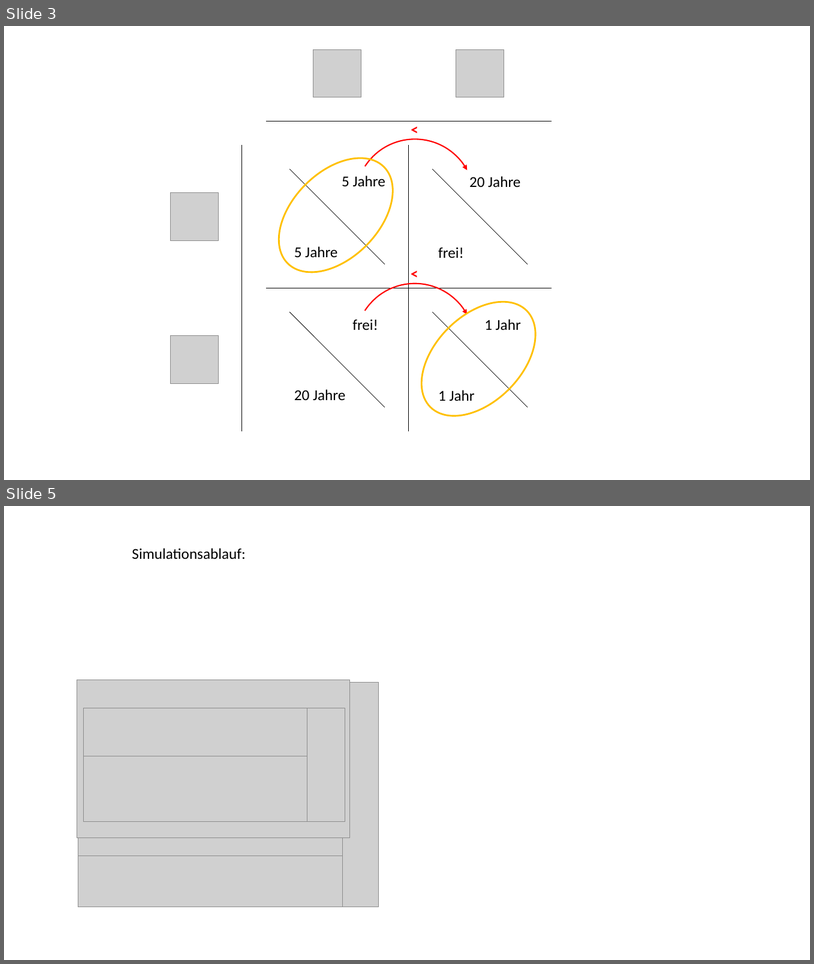
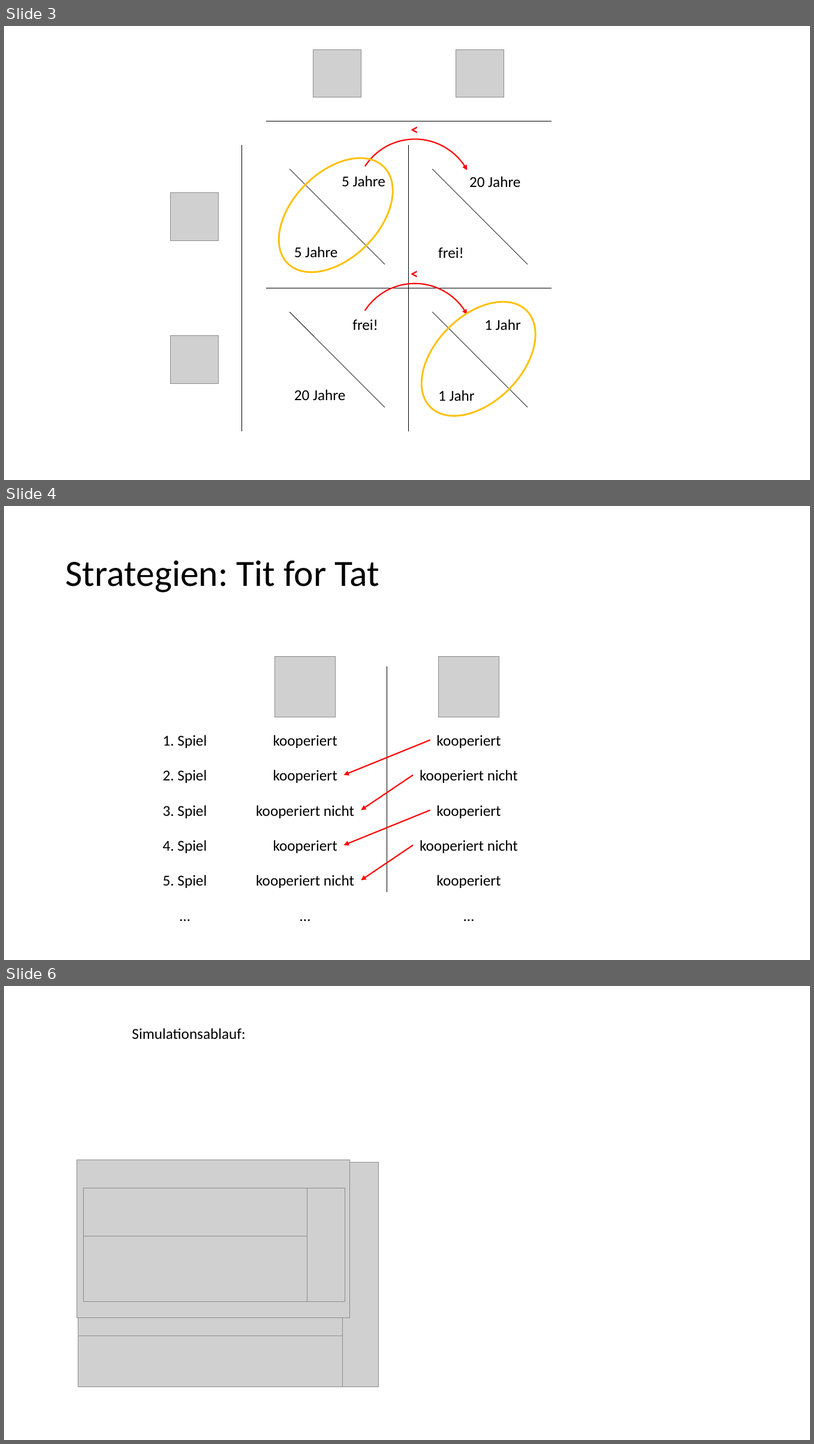
Before and after one commit to ChristianSchorr/repeated_games_pse, a slide deck: Dokumente/Abschluss/Präsentation.pptx. Shown one above the other, each under a label of ours: slides 3 and 5 before the commit, slides 3, 4 and 6 after it; the slides between them are not shown. The pictures are 814x964 and 814x1444 pixels, drawn with LibreOffice and Linux fonts; fonts in the diff are those of the drawing; grey boxes stand for pictures. Boxes give left, top, right and bottom in pixels: in the first picture for what was removed or moved away, otherwise in the second. Text is boxed around its words. In the diff, an @@ line names an element or a change of style, - is before the commit and + after.

Commit message:
präsentation strategien

```diff
--- a/Dokumente/Abschluss/Präsentation.pptx
+++ b/Dokumente/Abschluss/Präsentation.pptx
@@ slide 4 added at <box>4,506,810,960</box>, background #FFFFFF @@
@@ title added at <box>65,560,380,592</box>, 44 pt, text #000000 @@
+Strategien: Tit for Tat
@@ picture added at <box>275,657,336,717</box> @@
@@ line added from (387, 666) to (387, 892), #000000 0.5 pt @@
@@ picture added at <box>439,657,500,717</box> @@
@@ text added at <box>163,735,207,748</box>, 18 pt, text #000000 @@
+1. Spiel
@@ text added at <box>273,735,338,748</box>, 18 pt, text #000000 @@
+kooperiert
@@ text added at <box>437,735,501,748</box>, 18 pt, text #000000 @@
+kooperiert
@@ arrow added from (431, 740) to (344, 775), #FF0000 1.5 pt @@
@@ text added at <box>163,769,207,783</box>, 18 pt, text #000000 @@
+2. Spiel
@@ text added at <box>273,769,338,783</box>, 18 pt, text #000000 @@
+kooperiert
@@ arrow added from (414, 775) to (362, 810), #FF0000 1.5 pt @@
@@ text added at <box>420,769,518,783</box>, 18 pt, text #000000 @@
+kooperiert nicht
@@ text added at <box>163,805,207,818</box>, 18 pt, text #000000 @@
+3. Spiel
@@ text added at <box>256,805,354,818</box>, 18 pt, text #000000 @@
+kooperiert nicht
@@ arrow added from (431, 810) to (344, 845), #FF0000 1.5 pt @@
@@ text added at <box>437,805,501,818</box>, 18 pt, text #000000 @@
+kooperiert
@@ text added at <box>163,840,207,853</box>, 18 pt, text #000000 @@
+4. Spiel
@@ text added at <box>273,840,338,853</box>, 18 pt, text #000000 @@
+kooperiert
@@ arrow added from (414, 845) to (362, 880), #FF0000 1.5 pt @@
@@ text added at <box>420,840,518,853</box>, 18 pt, text #000000 @@
+kooperiert nicht
@@ text added at <box>163,874,207,888</box>, 18 pt, text #000000 @@
+5. Spiel
@@ text added at <box>256,874,354,888</box>, 18 pt, text #000000 @@
+kooperiert nicht
@@ text added at <box>437,874,501,888</box>, 18 pt, text #000000 @@
+kooperiert
@@ text added at <box>173,903,197,927</box>, 18 pt, text #000000 @@
+…
@@ text added at <box>294,903,317,927</box>, 18 pt, text #000000 @@
+…
@@ text added at <box>458,903,481,927</box>, 18 pt, text #000000 @@
+…
@@ what was slide 5 is now slide 6 @@
```
Also in this commit, not shown: 1 other slide added, 1 slide removed.
